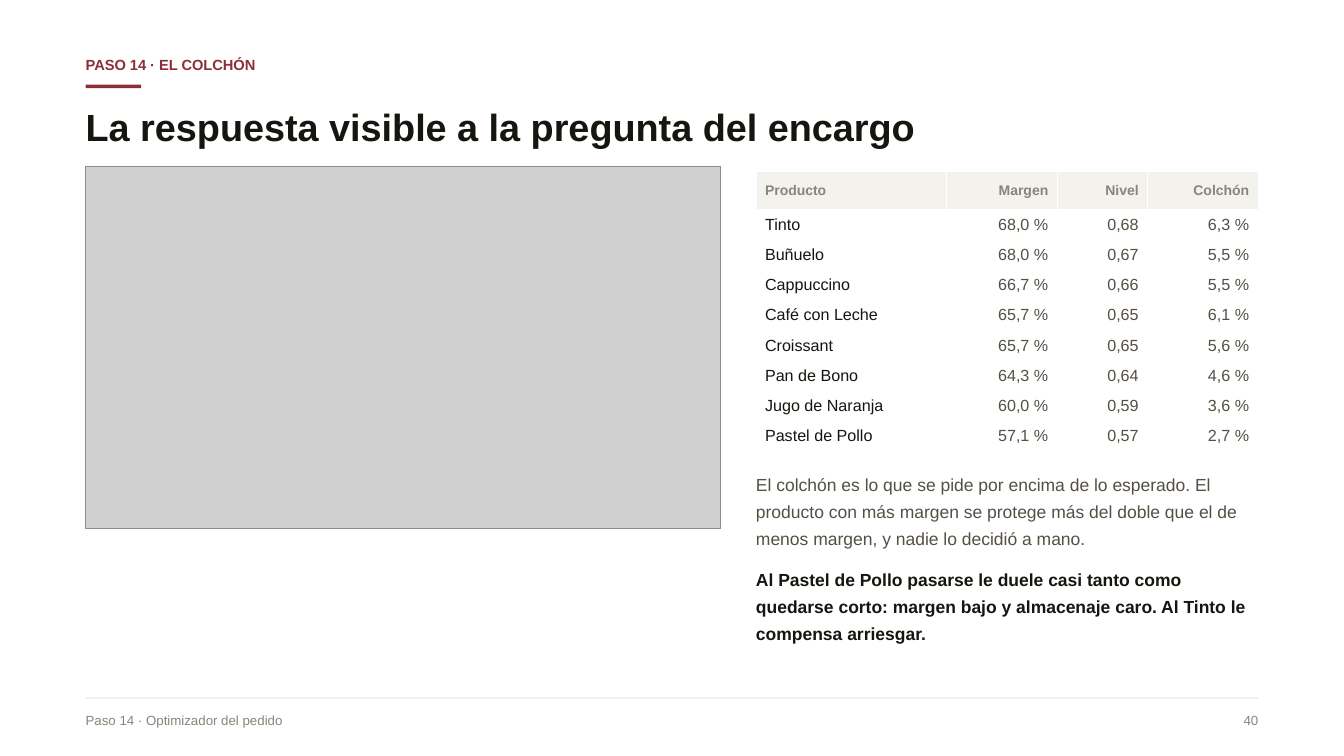
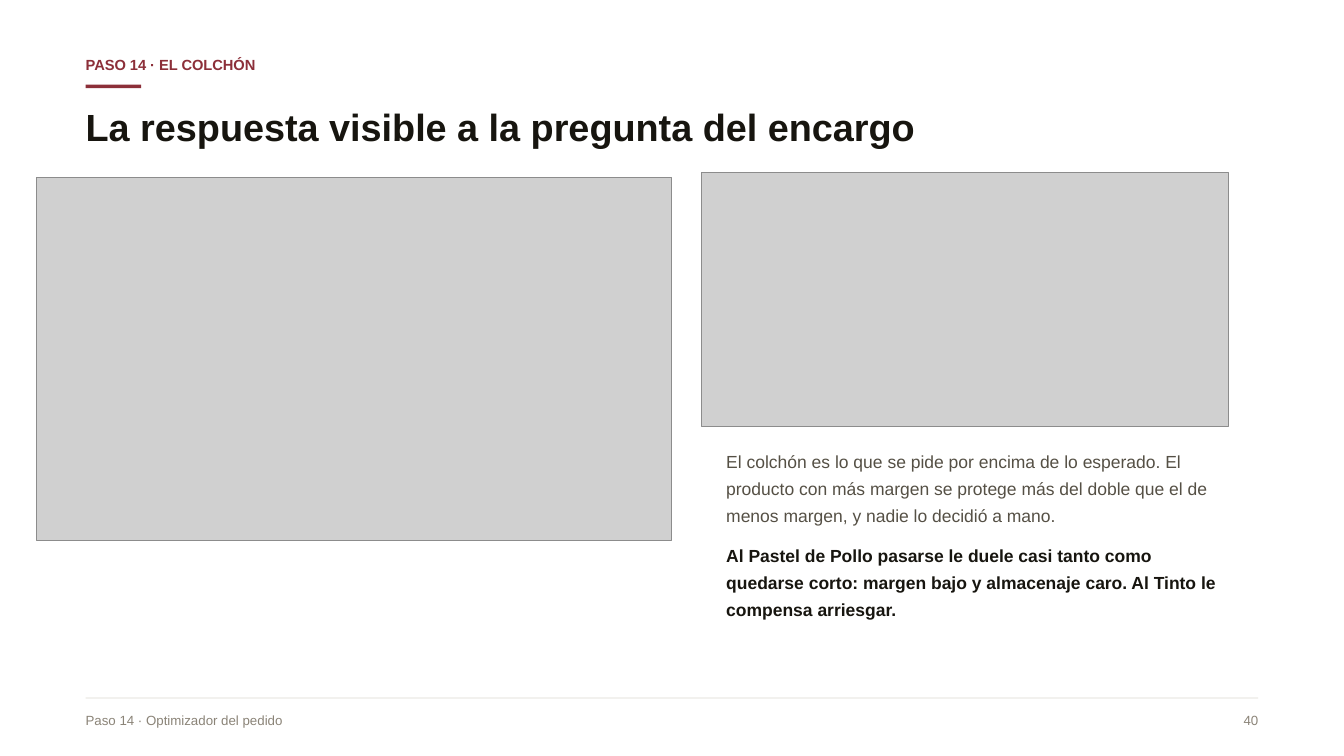
Before and after one commit to Danilo22m/Prueba_Tostao, a slide deck: slide 34 of Presentacion_Caso_A.pptx (slide 35 before the commit). Drawn at 1344x756 pixels with LibreOffice and Linux fonts; fonts in the diff are those of the drawing; grey boxes stand for pictures. Boxes give left, top, right and bottom in pixels: in the first picture for what was removed or moved away, otherwise in the second. Text is boxed around its words. In the diff, an @@ line names an element or a change of style, - is before the commit and + after.

```diff
--- a/Presentacion_Caso_A.pptx
+++ b/Presentacion_Caso_A.pptx
@@ picture: place and size @@
-picture at bbox=[86, 166, 721, 529]
+picture at bbox=[37, 177, 673, 540]
@@ picture added at bbox=[702, 172, 1228, 426] @@
@@ table removed at bbox=[756, 171, 1259, 452], 9 rows, 4 columns @@
-Producto | Margen | Nivel | Colchón
-Tinto | 68,0 % | 0,68 | 6,3 %
-Buñuelo | 68,0 % | 0,67 | 5,5 %
-Cappuccino | 66,7 % | 0,66 | 5,5 %
-Café con Leche | 65,7 % | 0,65 | 6,1 %
-Croissant | 65,7 % | 0,65 | 5,6 %
-Pan de Bono | 64,3 % | 0,64 | 4,6 %
-Jugo de Naranja | 60,0 % | 0,59 | 3,6 %
-Pastel de Pollo | 57,1 % | 0,57 | 2,7 %
@@ text "El colchón es lo que ...": place and size @@
-text "El colchón es lo que ..." at bbox=[756, 478, 1246, 644]
+text "El colchón es lo que ..." at bbox=[726, 455, 1216, 620]
```
Also in this commit, not shown: 2 other slides changed, 2 slides removed.
